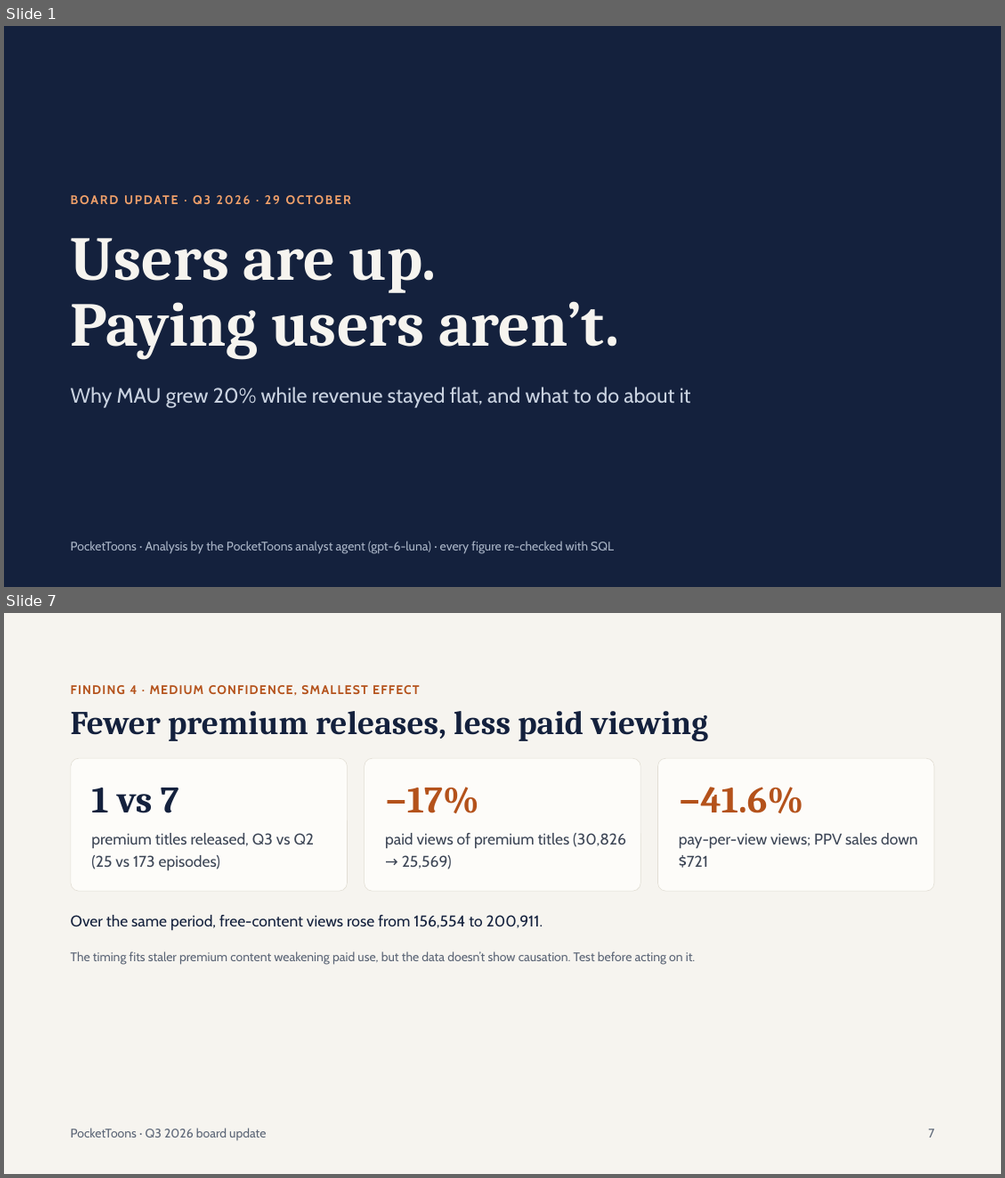
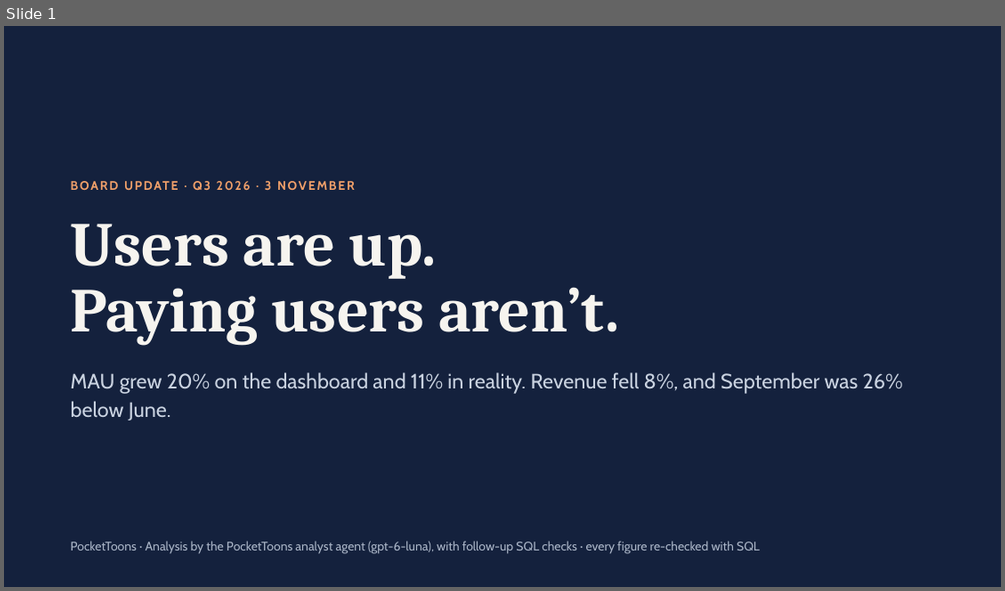
Before and after one commit to Anshi0202/pockettoons-analyst, a slide deck: investigation/board_deck.pptx. Shown one above the other, each under a label of ours: slides 1 and 7 before the commit, slide 1 after it; the slides between them are not shown. The pictures are 1005x1178 and 1005x591 pixels, drawn with LibreOffice and Linux fonts; fonts in the diff are those of the drawing. Boxes give left, top, right and bottom in pixels: in the first picture for what was removed or moved away, otherwise in the second. Text is boxed around its words. In the diff, an @@ line names an element or a change of style, - is before the commit and + after.

```diff
--- a/investigation/board_deck.pptx
+++ b/investigation/board_deck.pptx
@@ slide 7 removed at <box>4,613,1001,1174</box>, background #F6F4EF @@
@@ text removed at <box>71,685,419,696</box> @@
-FINDING 4 · MEDIUM CONFIDENCE, SMALLEST EFFECT
@@ title removed at <box>71,711,708,741</box> @@
-Fewer premium releases, less paid viewing
@@ rounded rectangle removed at <box>71,758,348,891</box> @@
@@ rounded rectangle removed at <box>364,758,641,891</box> @@
@@ rounded rectangle removed at <box>657,758,934,891</box> @@
@@ text removed at <box>91,787,179,813</box> @@
-1 vs 7
@@ text removed at <box>385,787,479,813</box> @@
-−17%
@@ text removed at <box>679,787,803,813</box> @@
-−41.6%
@@ text removed at <box>91,833,315,870</box> @@
-premium titles released, Q3 vs Q2 (25 vs 173 episodes)
@@ text removed at <box>385,833,626,869</box> @@
-paid views of premium titles (30,826 → 25,569)
@@ text removed at <box>679,833,918,868</box> @@
-pay-per-view views; PPV sales down $721
@@ text removed at <box>71,915,543,930</box> @@
-Over the same period, free-content views rose from 156,554 to 200,911.
@@ text removed at <box>71,951,696,965</box> @@
-The timing fits staler premium content weakening paid use, but the data doesn’t show causation. Test before acting on it.
@@ text removed at <box>71,1127,266,1140</box> @@
-PocketToons · Q3 2026 board update
@@ text removed at <box>928,1128,934,1137</box> @@
-7
@@ slide 1 changed as well @@
@@ text at <box>204,181,211,190</box>: text changed @@
-BOARD UPDATE · Q3 2026 · 29 OCTOBER
+BOARD UPDATE · Q3 2026 · 3 NOVEMBER
@@ title "Users are up.": place and size @@
-title "Users are up." at <box>71,238,619,359</box>
+title "Users are up." at <box>71,224,619,345</box>
@@ text at <box>71,372,903,420</box>: text changed @@
-Why MAU grew 20% while revenue stayed flat, and what to do about it
+MAU grew 20% on the dashboard and 11% in reality. Revenue fell 8%, and September was 26% below June.
@@ text at <box>71,540,760,554</box>: text changed @@
-PocketToons · Analysis by the PocketToons analyst agent (gpt-6-luna) · every figure re-checked with SQL
+PocketToons · Analysis by the PocketToons analyst agent (gpt-6-luna), with follow-up SQL checks · every figure re-checked with SQL
```
Also in this commit, not shown: 4 other slides changed, 5 slides added, 4 other slides removed.
